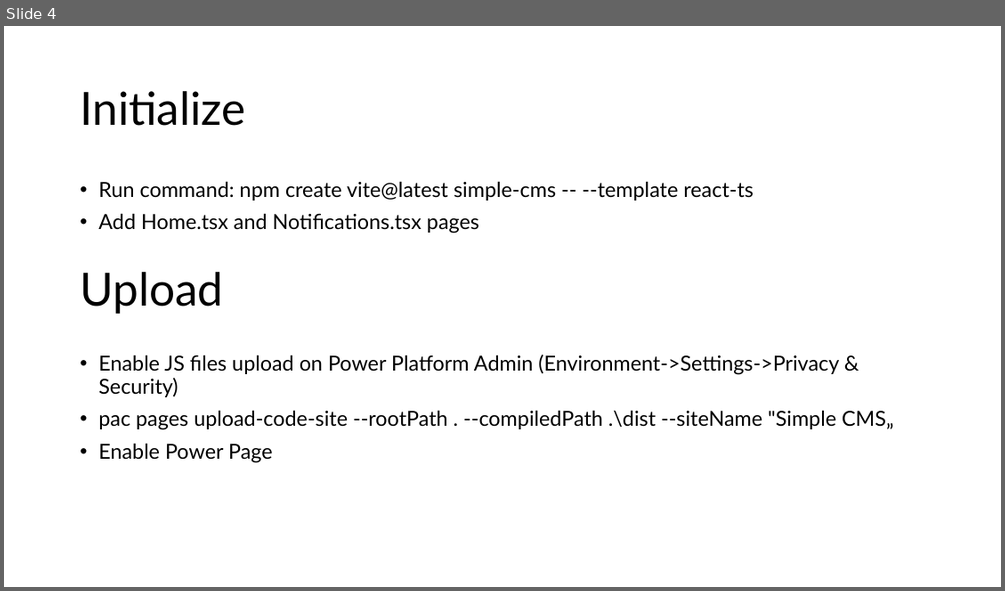
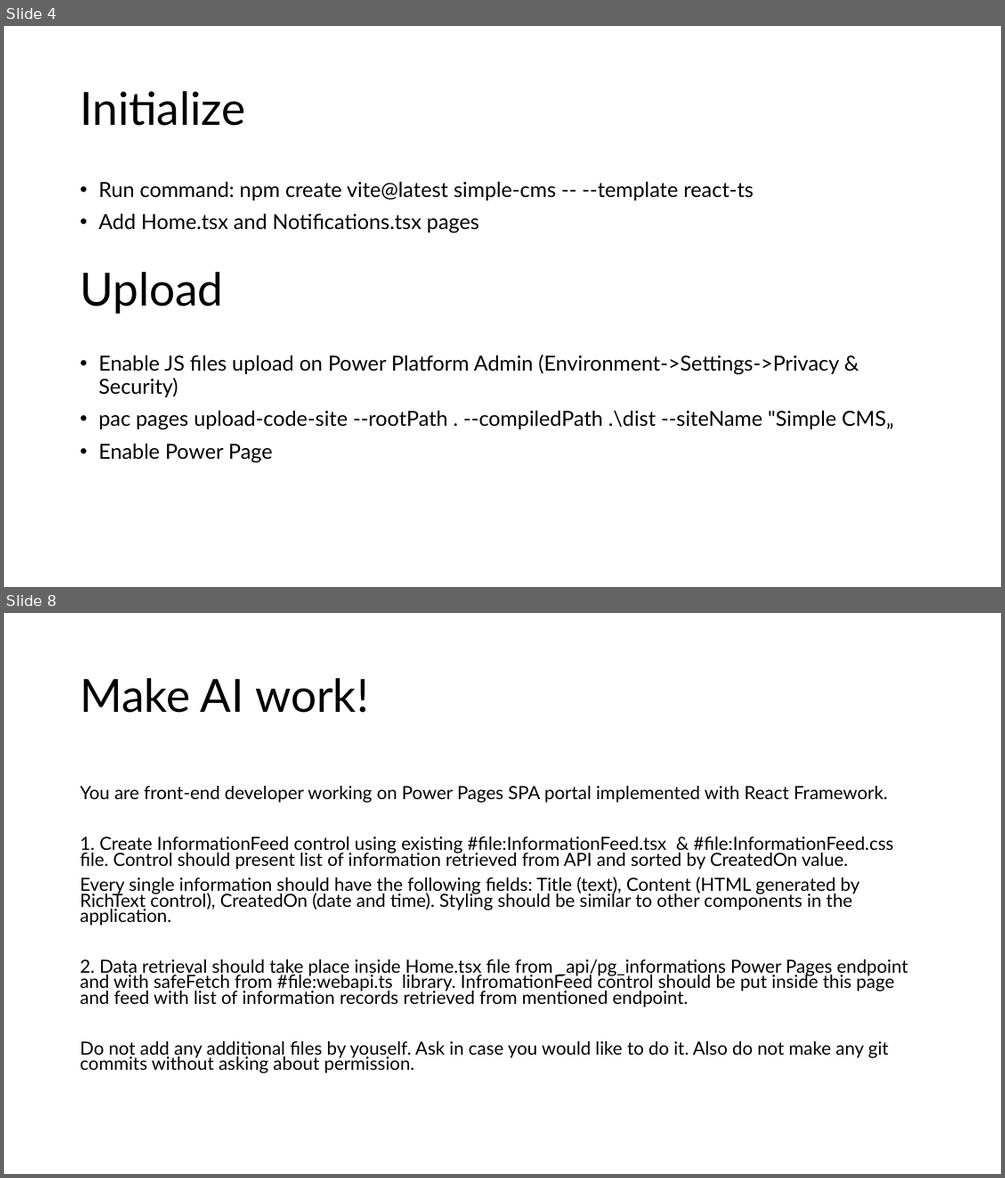
Before and after one commit to gashupl/power-pages-spa-simple-cms-demo, a slide deck: Power Pages Single Page App Demo.pptx. Shown one above the other, each under a label of ours: slide 4 before the commit, slides 4 and 8 after it; the slides between them are not shown. The pictures are 1005x591 and 1005x1178 pixels, drawn with LibreOffice and Linux fonts; fonts in the diff are those of the drawing. Boxes give left, top, right and bottom in pixels: in the first picture for what was removed or moved away, otherwise in the second. Text is boxed around its words. In the diff, an @@ line names an element or a change of style, - is before the commit and + after.

Commit message:
Configuration update + retrieving information records from Power Pages API

```diff
--- a/Power Pages Single Page App Demo.pptx
+++ b/Power Pages Single Page App Demo.pptx
@@ slide 8 added at <box>4,613,1001,1174</box>, background #FFFFFF @@
@@ title added at <box>80,678,369,713</box>, 44 pt, text #000000 @@
+Make AI work!
@@ text added at <box>80,786,908,1073</box>, 17.5 pt, text #000000 @@
+You are front-end developer working on Power Pages SPA portal implemented with React Framework.
+1. Create InformationFeed control using existing #file:InformationFeed.tsx & #file:InformationFeed.css file. Control should present list of information retrieved from API and sorted by CreatedOn value.
+Every single information should have the following fields: Title (text), Content (HTML generated by RichText control), CreatedOn (date and time). Styling should be similar to other components in the application.
+2. Data retrieval should take place inside Home.tsx file from _api/pg_informations Power Pages endpoint and with safeFetch from #file:webapi.ts library. InfromationFeed control should be put inside this page and feed with list of information records retrieved from mentioned endpoint.
+Do not add any additional files by youself. Ask in case you would like to do it. Also do not make any git commits without asking about permission.
```
Also in this commit, not shown: 4 other slides added, 24 other files.
